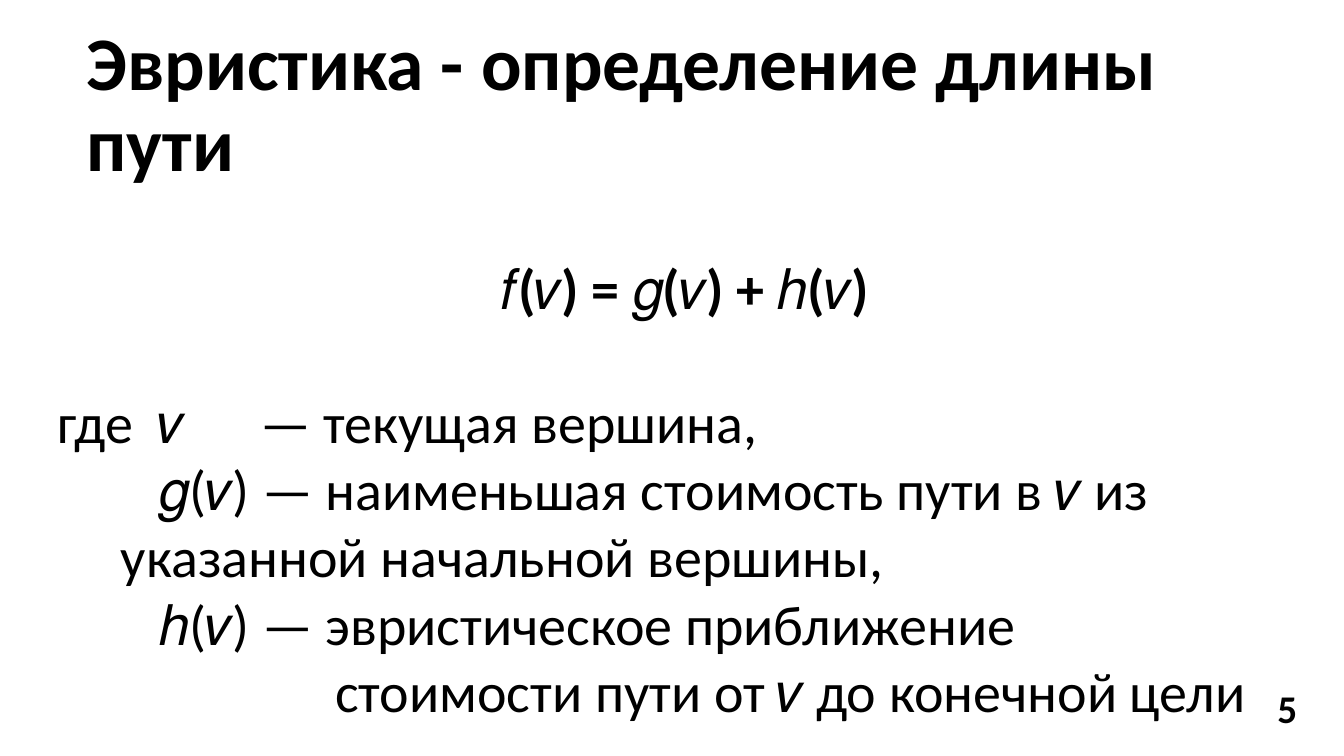
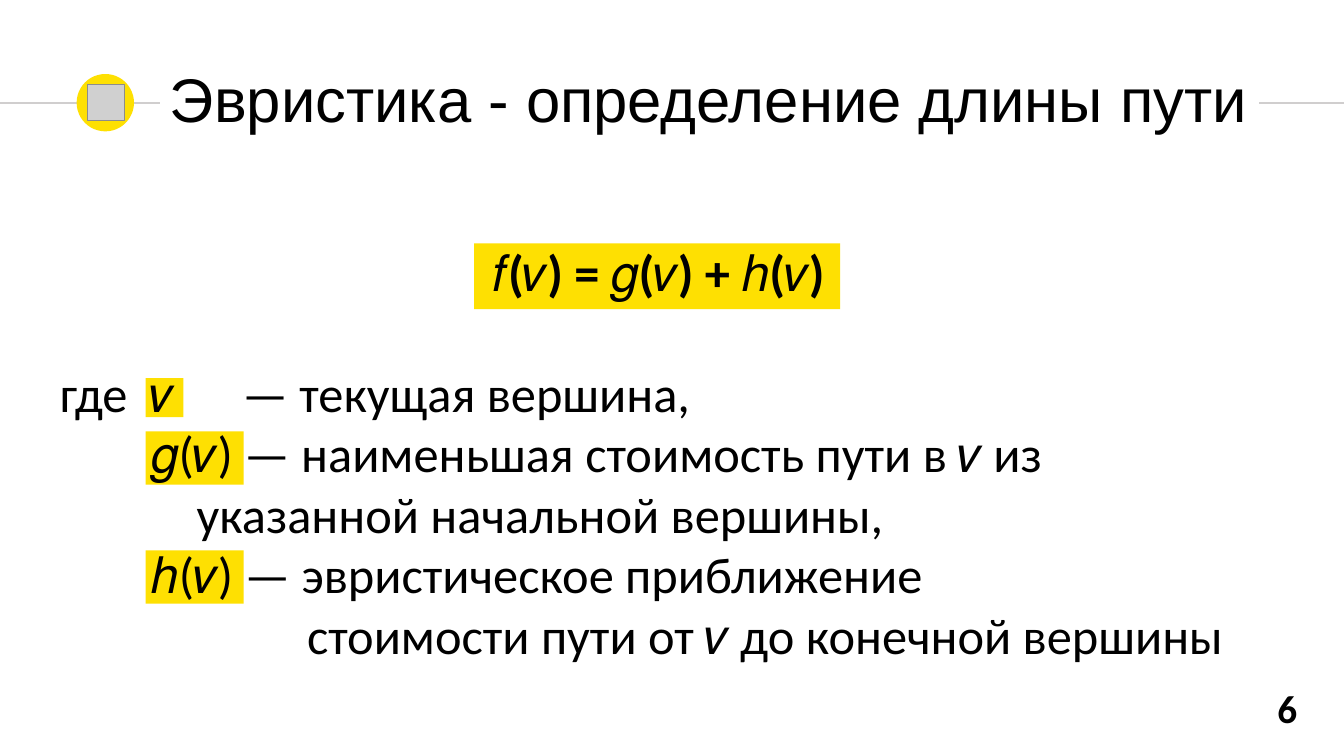
Before and after one commit to donsko1/Algorythm-A-star, a slide deck: slide 6 of Алгоритм А.pptx (slide 5 before the commit). Drawn at 1344x756 pixels with LibreOffice and Linux fonts; fonts in the diff are those of the drawing; grey boxes stand for pictures. Boxes give left, top, right and bottom in pixels: in the first picture for what was removed or moved away, otherwise in the second. Text is boxed around its words. In the diff, an @@ line names an element or a change of style, - is before the commit and + after.

```diff
--- a/Алгоритм А.pptx
+++ b/Алгоритм А.pptx
@@ text "Эвристика - определение длины пути": place and size @@
-text "Эвристика - определение длины пути" at <box>87,40,1157,183</box>
+text "Эвристика - определение длины пути" at <box>170,79,1247,134</box>
@@ text "Эвристика - определение длины пути" at <box>170,79,1247,134</box>: size 54 to 44 pt, font Calibri to Arial, bold off @@
@@ ellipse added at <box>77,74,134,131</box>, fill #FEE002 @@
@@ picture added at <box>88,85,124,121</box> @@
@@ line added from (0, 103) to (160, 103), #D0CECE 1.5 pt @@
@@ line added from (1259, 103) to (1344, 103), #D0CECE 1.5 pt @@
@@ text "𝑓(𝑣) = 𝑔(𝑣) + ℎ(𝑣)": place and size @@
-text "𝑓(𝑣) = 𝑔(𝑣) + ℎ(𝑣)" at <box>58,268,1245,722</box>
+text "𝑓(𝑣) = 𝑔(𝑣) + ℎ(𝑣)" at <box>60,254,1223,663</box>
@@ text at <box>60,254,1041,606</box>: size 40 to 36 pt in "𝑓(𝑣) = 𝑔(𝑣) + ℎ(𝑣)", "где 𝑣 — текущая вершина,", "𝑔(𝑣) — наименьшая стоимость пути в 𝑣 ...", "ℎ(𝑣) — эвристическое приближение" @@
@@ rectangle added at <box>474,243,840,309</box>, fill #FEE002 @@
@@ rectangle added at <box>145,378,184,417</box>, fill #FEE002 @@
@@ rectangle added at <box>145,432,243,485</box>, fill #FEE002 @@
@@ rectangle added at <box>145,551,243,604</box>, fill #FEE002 @@
@@ text at <box>307,620,1223,663</box>: text changed; size 40 to 36 pt @@
-стоимости пути от 𝑣 до конечной цели
+стоимости пути от 𝑣 до конечной вершины
@@ text at <box>1277,696,1297,724</box>: text changed @@
-5
+6
```
Also in this commit, not shown: 10 other slides changed, 12 slides added, 3 slides removed, 11 other files.
